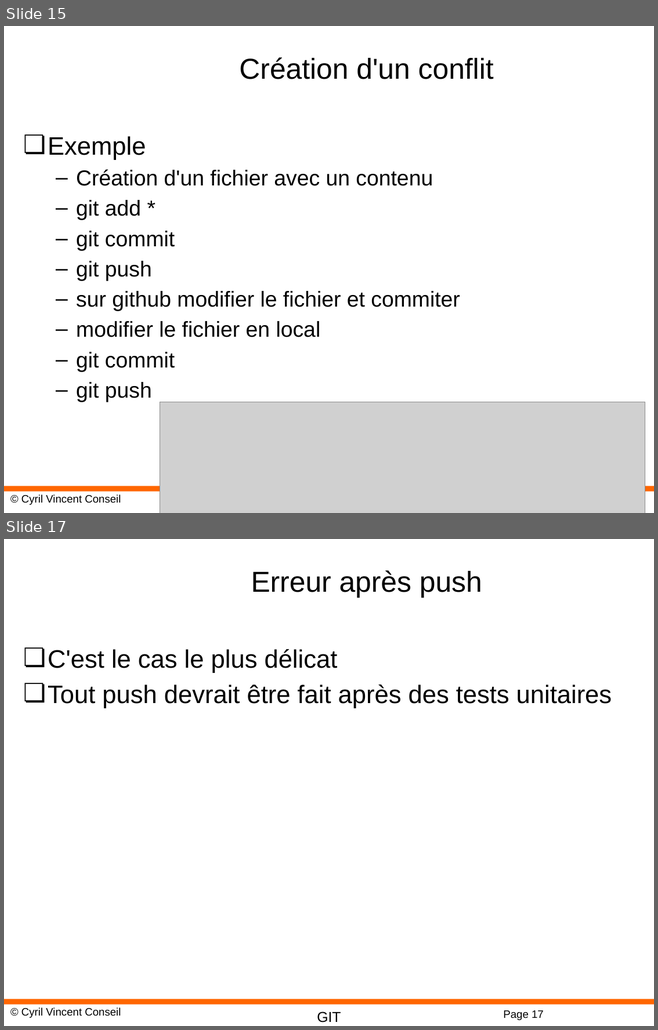
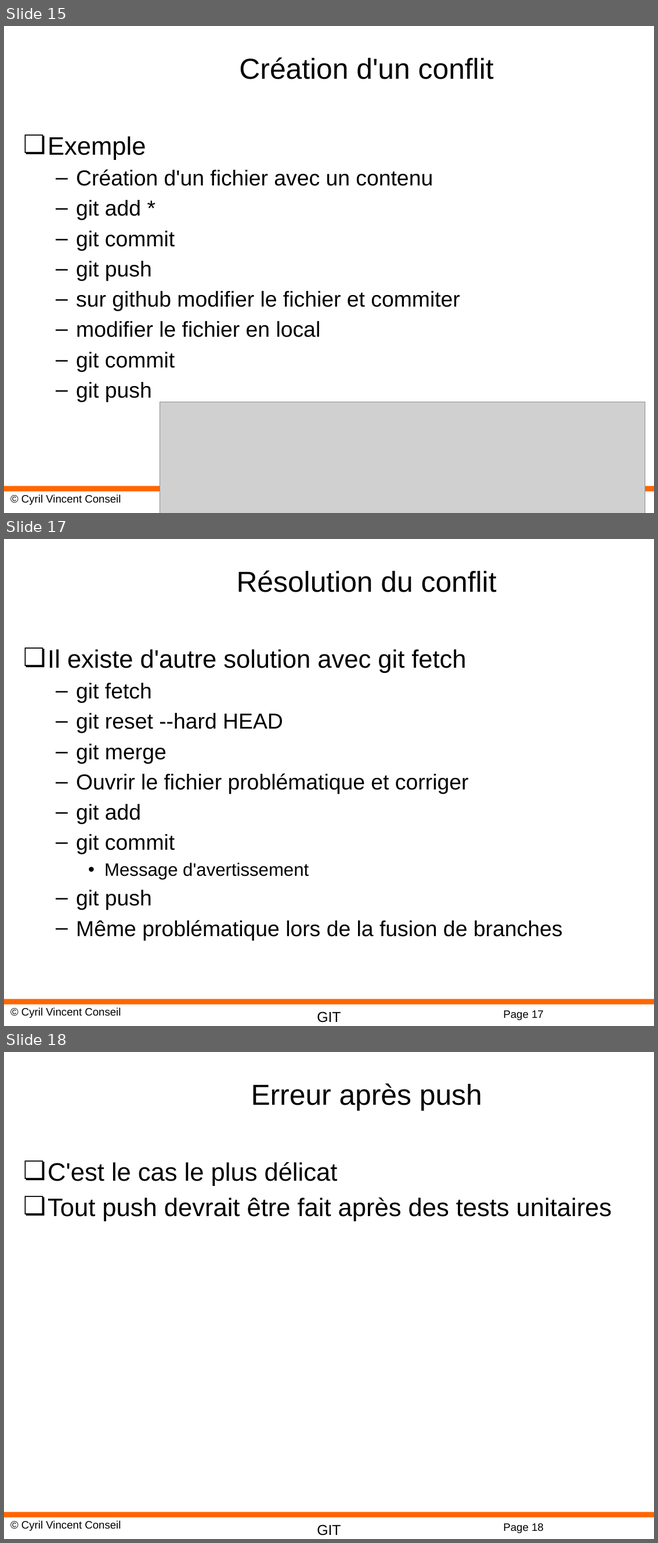
Before and after one commit to cyrilvincent/git, a slide deck: ppt/GIT05-Conflicts.pptx. Shown one above the other, each under a label of ours: slides 15 and 17 before the commit, slides 15, 17 and 18 after it; the slides between them are not shown. The pictures are 658x1030 and 658x1543 pixels, drawn with LibreOffice and Linux fonts; fonts in the diff are those of the drawing; grey boxes stand for pictures; background and template pictures are left out. Boxes give left, top, right and bottom in pixels: in the first picture for what was removed or moved away, otherwise in the second. Text is boxed around its words. In the diff, an @@ line names an element or a change of style, - is before the commit and + after.

```diff
--- a/ppt/GIT05-Conflicts.pptx
+++ b/ppt/GIT05-Conflicts.pptx
@@ slide 17 added at [4, 539, 654, 1026], background #FFFFFF; not listed: 4 template elements that a slide beside it also shows @@
@@ title added at [237, 570, 496, 592], 32 pt, text #000000 @@
+Résolution du conflit
@@ text added at [48, 649, 563, 940], 24 pt, text #000000 @@
+❏ Il existe d'autre solution avec git fetch
+  – git fetch
+  – git reset --hard HEAD
+  – git merge
+  – Ouvrir le fichier problématique et corriger
+  – git add
+  – git commit
+    • Message d'avertissement
+  – git push
+  – Même problématique lors de la fusion de branches
@@ what was slide 17 is now slide 18 @@
@@ page number at [503, 1524, 543, 1533]: text changed @@
-Page 17
+Page 18
```
Also in this commit, not shown: 1 slide changed, 2 other files.
